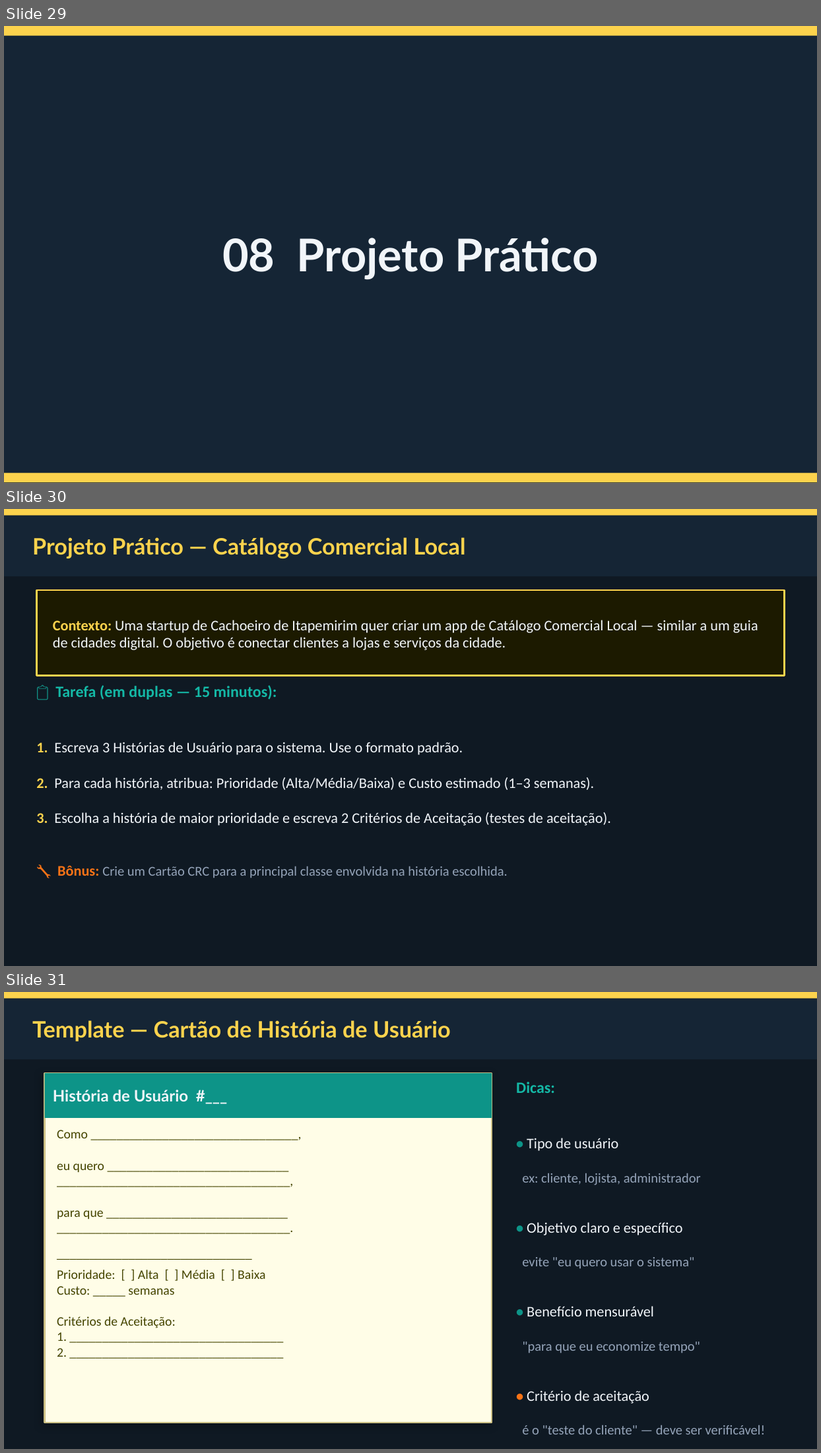
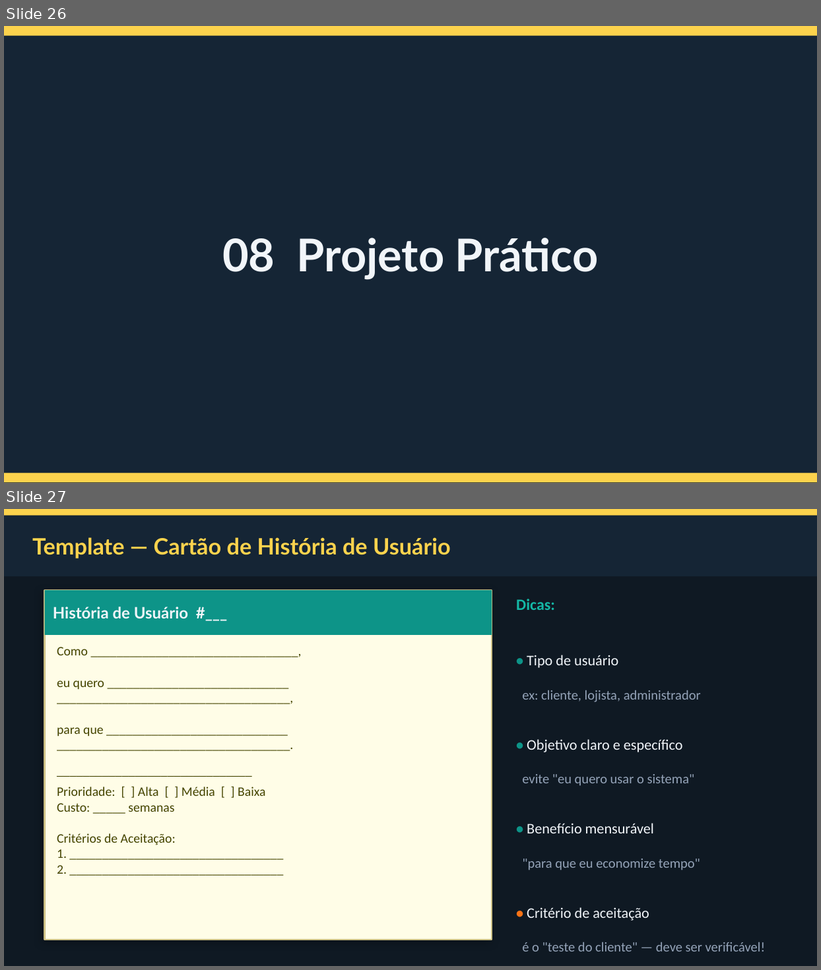
Before and after one commit to emanooel/engenharia_de_software_2026, a slide deck: XP_Git_Requisitos_IFES.pptx. Shown one above the other, each under a label of ours: slides 29, 30 and 31 before the commit, slides 26 and 27 after it. The pictures are 821x1453 and 821x970 pixels, drawn with LibreOffice and Linux fonts; fonts in the diff are those of the drawing. Boxes give left, top, right and bottom in pixels: in the first picture for what was removed or moved away, otherwise in the second. Text is boxed around its words. In the diff, an @@ line names an element or a change of style, - is before the commit and + after.

```diff
--- a/XP_Git_Requisitos_IFES.pptx
+++ b/XP_Git_Requisitos_IFES.pptx
@@ slide 30 removed at [4,509,817,966], background #0F1923 @@
@@ rectangle removed at [4,509,817,516] @@
@@ rectangle removed at [4,516,817,576] @@
@@ text removed at [32,537,466,559] @@
-Projeto Prático — Catálogo Comercial Local
@@ rectangle removed at [36,590,785,676] @@
@@ text removed at [53,620,758,650] @@
-Contexto: Uma startup de Cachoeiro de Itapemirim quer criar um app de Catálogo Comercial Local — similar a um guia de cidades digital. O objetivo é conectar clientes a lojas e serviços da cidade.
@@ text removed at [36,685,611,879] @@
-📋 Tarefa (em duplas — 15 minutos):
-1. Escreva 3 Histórias de Usuário para o sistema. Use o formato padrão.
-2. Para cada história, atribua: Prioridade (Alta/Média/Baixa) e Custo estimado (1–3 semanas).
-3. Escolha a história de maior prioridade e escreva 2 Critérios de Aceitação (testes de aceitação).
-🔧 Bônus: Crie um Cartão CRC para a principal classe envolvida na história escolhida.
@@ what was slide 29 is now slide 26 @@
@@ what was slide 31 is now slide 27 @@
```
Also in this commit, not shown: 2 slides changed, 4 other slides removed.
